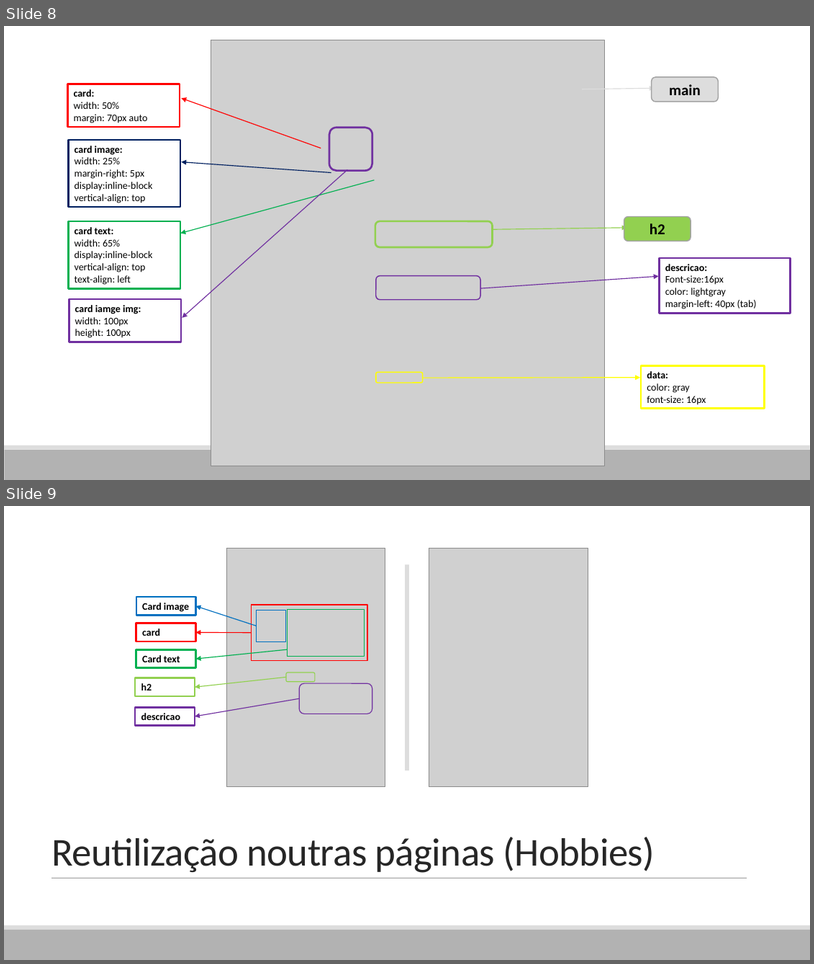
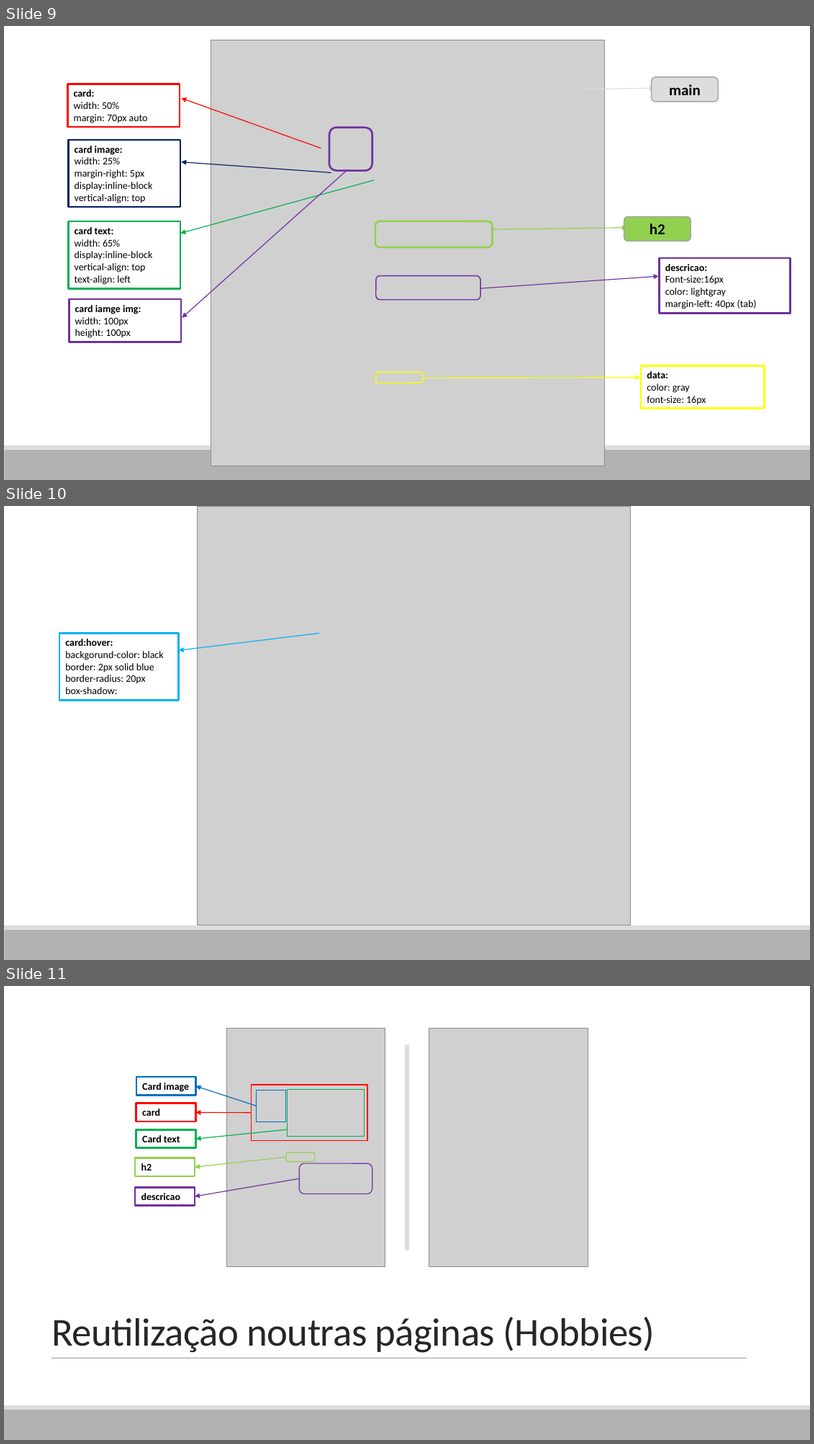
Before and after one commit to GoncaloMartins10/MyFirstHTML, a slide deck: dl/mockup.pptx. Shown one above the other, each under a label of ours: slides 8 and 9 before the commit, slides 9, 10 and 11 after it. The pictures are 814x964 and 814x1444 pixels, drawn with LibreOffice and Linux fonts; fonts in the diff are those of the drawing; grey boxes stand for pictures. Boxes give left, top, right and bottom in pixels: in the first picture for what was removed or moved away, otherwise in the second. Text is boxed around its words. In the diff, an @@ line names an element or a change of style, - is before the commit and + after.

```diff
--- a/dl/mockup.pptx
+++ b/dl/mockup.pptx
@@ slide 10 added at (4,506,810,960), background #FFFFFF; not listed: 2 template elements that a slide beside it also shows @@
@@ picture added at (197,506,630,925) @@
@@ rectangle added at (59,633,179,700), outline #00B0F0 2.25 pt, 12 pt, text #000000 @@
+card:hover:
+backgorund-color: black
+border: 2px solid blue
+border-radius: 20px
+box-shadow:
@@ arrow added from (319, 633) to (179, 650), #00B0F0 1 pt @@
@@ what was slide 8 is now slide 9 @@
@@ what was slide 9 is now slide 11 @@
```
Also in this commit, not shown: 2 other slides added, 2 other files.
